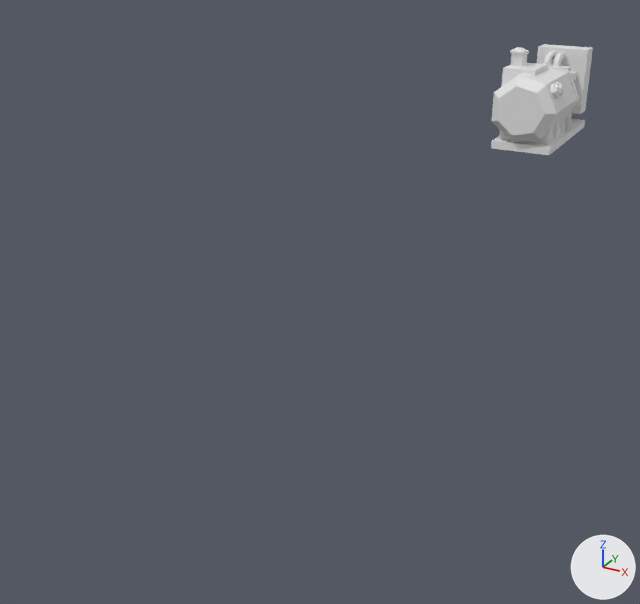
Renders of the FBX model Assets/Models/Electric/Generator.FBX from each side of a commit.
One viewpoint serves both versions: a 50 mm camera at (1.87, -2.33, 1.72) aimed at (-0.48, 1.94, -0.42). Arrows for +X, +Y and +Z are at lower right; the lights stay in place. Where no turn or scale is listed for an object, it has been applied to the vertices.

The older version as bpy lines, for what is in view:
```python
me_mesh = bpy.data.meshes.new('Mesh')
me_mesh.from_pydata(...)  # 506 vertices, 363 faces; spans x -0.249..0.256, y -0.624..0.608, z 0.0..0.734
me_mesh_001 = bpy.data.meshes.new('Mesh.001')
me_mesh_001.from_pydata(...)  # 15 vertices, 14 faces; spans x -1.48..1.64, y -1.6..1.6, z 1.22..1.87
me_mesh_002 = bpy.data.meshes.new('Mesh.002')
me_mesh_002.from_pydata(...)  # 15 vertices, 14 faces; spans x -1.48..1.64, y -1.6..1.6, z 1.22..1.87
ob_box200 = bpy.data.objects.new('Box200', me_mesh)
ob_box200.location = (-0.062, 4.994, 0.0)
ob_cylinder048 = bpy.data.objects.new('Cylinder048', me_mesh_001)
ob_cylinder048.location = (0.122, 4.539, 0.465)
ob_cylinder048.rotation_euler = (-0.888, 0.837, -1.028)  # degrees (-51, 48, -59)
ob_cylinder048.scale = (0.0254, 0.0254, 0.0254)
ob_cylinder049 = bpy.data.objects.new('Cylinder049', me_mesh_002)
ob_cylinder049.location = (0.123, 4.656, 0.464)
ob_cylinder049.rotation_euler = (1.053, 0.547, 1.283)  # degrees (60, 31, 74)
ob_cylinder049.scale = (0.0254, 0.0254, 0.0254)
```
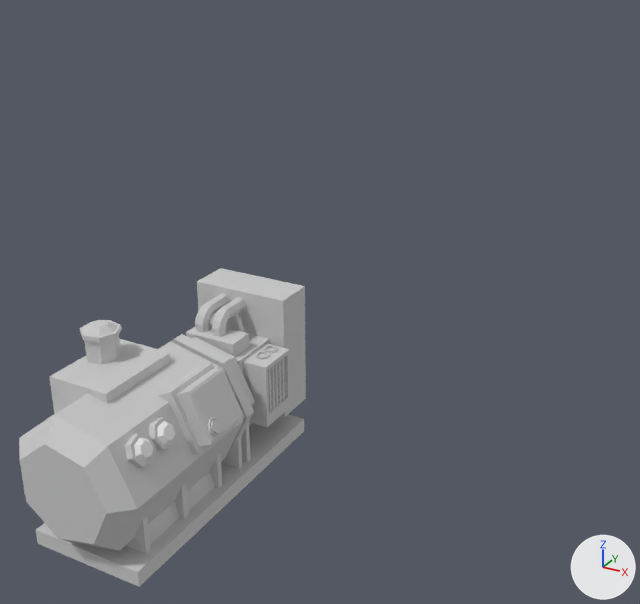
What differs and where, as boxes [x1, y1, x2, y2] in the pictures (640 x 604 px):
```json
{"object": "Generator", "change": "added", "after": [19, 268, 306, 587]}
{"object": "Box200", "change": "deleted", "before": [491, 44, 593, 155]}
{"object": "Cylinder049", "change": "moved, rescaled", "before": [559, 83, 564, 93], "after": [134, 438, 153, 462], "on screen": "233% wider, 127% taller"}
{"object": "Cylinder048", "change": "moved, rescaled", "before": [554, 85, 560, 95], "after": [157, 421, 175, 445]}
```

Edits to the scene script, one JSON object a line:
```json
{"op": "add", "block": "mat_material__25", "code": ["mat_material__25 = principled_material('Material #25')", "mat_material__25.base_color = (0.588, 0.588, 0.588)  # light grey #cacaca", "mat_material__25.roughness = 0.859"]}
{"op": "add", "block": "me_mesh_002_1", "code": ["me_mesh_002_1 = bpy.data.meshes.new('Mesh.002')", "me_mesh_002_1.from_pydata(...)  # 820 vertices, 1168 faces; spans x -0.249..0.32, y -0.624..0.608, z 0.0..0.734", "me_mesh_002_1.materials.append(mat_material__25)  # its picture is missing"]}
{"op": "remove", "block": "ob_box200", "code": ["ob_box200 = bpy.data.objects.new('Box200', me_mesh)", "ob_box200.location = (-0.062, 4.994, 0.0)"]}
{"op": "set", "path": "ob_cylinder048.location", "old": "(0.122, 4.539, 0.465)", "new": "(5.892, -12.99, 3.816)"}
{"op": "set", "path": "ob_cylinder048.scale", "old": "(0.0254, 0.0254, 0.0254)", "new": "(1.0, 1.0, 1.0)"}
{"op": "set", "path": "ob_cylinder049.location", "old": "(0.123, 4.656, 0.464)", "new": "(5.87, -17.6, 3.864)"}
{"op": "set", "path": "ob_cylinder049.scale", "old": "(0.0254, 0.0254, 0.0254)", "new": "(1.0, 1.0, 1.0)"}
{"op": "add", "block": "ob_generator", "code": ["ob_generator = bpy.data.objects.new('Generator', me_mesh_002_1)", "ob_generator.location = (-0.035, 0.008, -0.367)"]}
```
